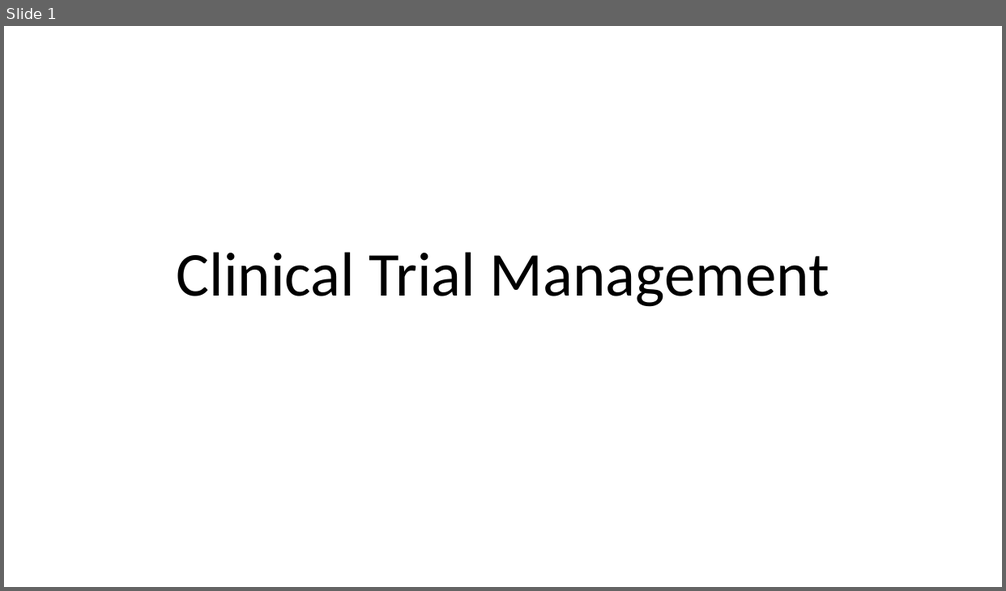
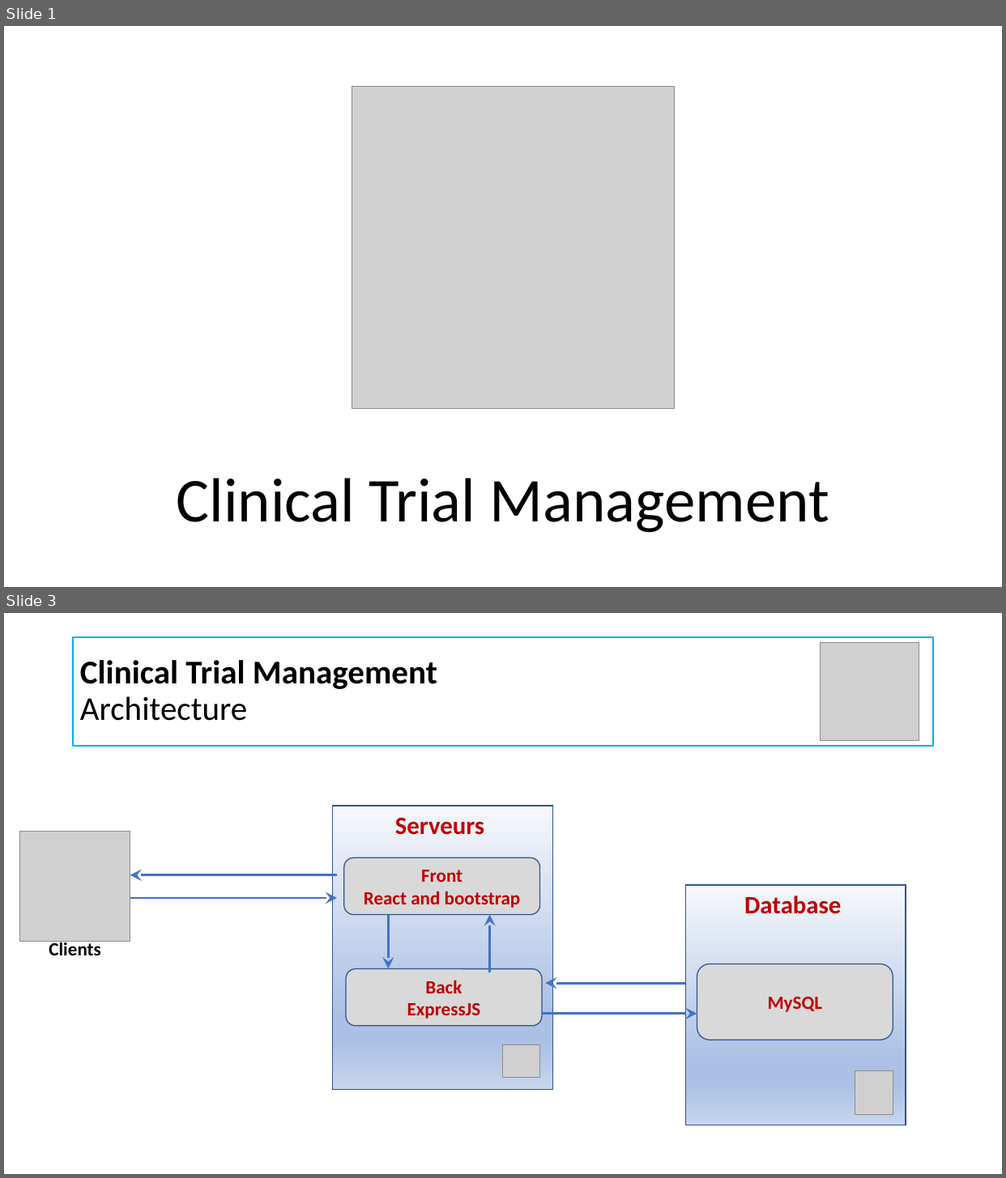
Before and after one commit to Pat-V/CTM2, a slide deck: CTM.pptx. Shown one above the other, each under a label of ours: slide 1 before the commit, slides 1 and 3 after it; the slides between them are not shown. The pictures are 1006x591 and 1006x1178 pixels, drawn with LibreOffice and Linux fonts; fonts in the diff are those of the drawing; grey boxes stand for pictures. Boxes give left, top, right and bottom in pixels: in the first picture for what was removed or moved away, otherwise in the second. Text is boxed around its words. In the diff, an @@ line names an element or a change of style, - is before the commit and + after.

```diff
--- a/CTM.pptx
+++ b/CTM.pptx
@@ slide 3 added at (4, 613, 1002, 1174), background #FFFFFF @@
@@ title added at (73, 637, 934, 746), outline #00B0F0 1.5 pt, 32 pt, text #000000, bold @@
+Clinical Trial Management
+Architecture
@@ picture added at (820, 642, 919, 741) @@
@@ rectangle added at (333, 806, 552, 1090), fill gradient #F6F8FC to #ABC0E4 to #C7D5ED, outline #325491 1 pt, 24 pt, text #C00000, bold @@
+Serveurs
@@ picture added at (20, 832, 130, 942) @@
@@ arrow added from (337, 875) to (130, 875), #4472C4 2.25 pt @@
@@ rounded rectangle added at (344, 858, 540, 914), fill #D9D9D9, outline #325491 1 pt, 18 pt, text #C00000, bold @@
+Front
+React and bootstrap
@@ arrow added from (130, 898) to (337, 898), #4472C4 2.25 pt @@
@@ rectangle added at (686, 885, 906, 1126), fill gradient #F6F8FC to #ABC0E4 to #C7D5ED, outline #325491 1 pt, 24 pt, text #C00000, bold @@
+Database
@@ arrow added from (388, 914) to (388, 969), #4472C4 2.25 pt @@
@@ arrow added from (490, 973) to (490, 914), #4472C4 2.25 pt @@
@@ text added at (49, 940, 101, 956), 18 pt, text #000000, bold @@
+Clients
@@ rounded rectangle added at (346, 969, 543, 1026), fill #D9D9D9, outline #325491 1 pt, 18 pt, text #C00000, bold @@
+Back
+ExpressJS
@@ rounded rectangle added at (697, 964, 893, 1041), fill #D9D9D9, outline #325491 1 pt, 18 pt, text #C00000, bold @@
+MySQL
@@ arrow added from (686, 983) to (545, 983), #4472C4 2.25 pt @@
@@ arrow added from (543, 1013) to (697, 1013), #4472C4 2.25 pt @@
@@ picture added at (503, 1045, 540, 1078) @@
@@ picture added at (855, 1071, 893, 1114) @@
@@ slide 1 changed as well @@
@@ picture added at (352, 86, 675, 408) @@
@@ title "Clinical Trial Management": place and size @@
-title "Clinical Trial Management" at (176, 252, 829, 307)
+title "Clinical Trial Management" at (176, 478, 829, 533)
```
Also in this commit, not shown: 5 other slides added, 1 slide removed, 15 other files.
